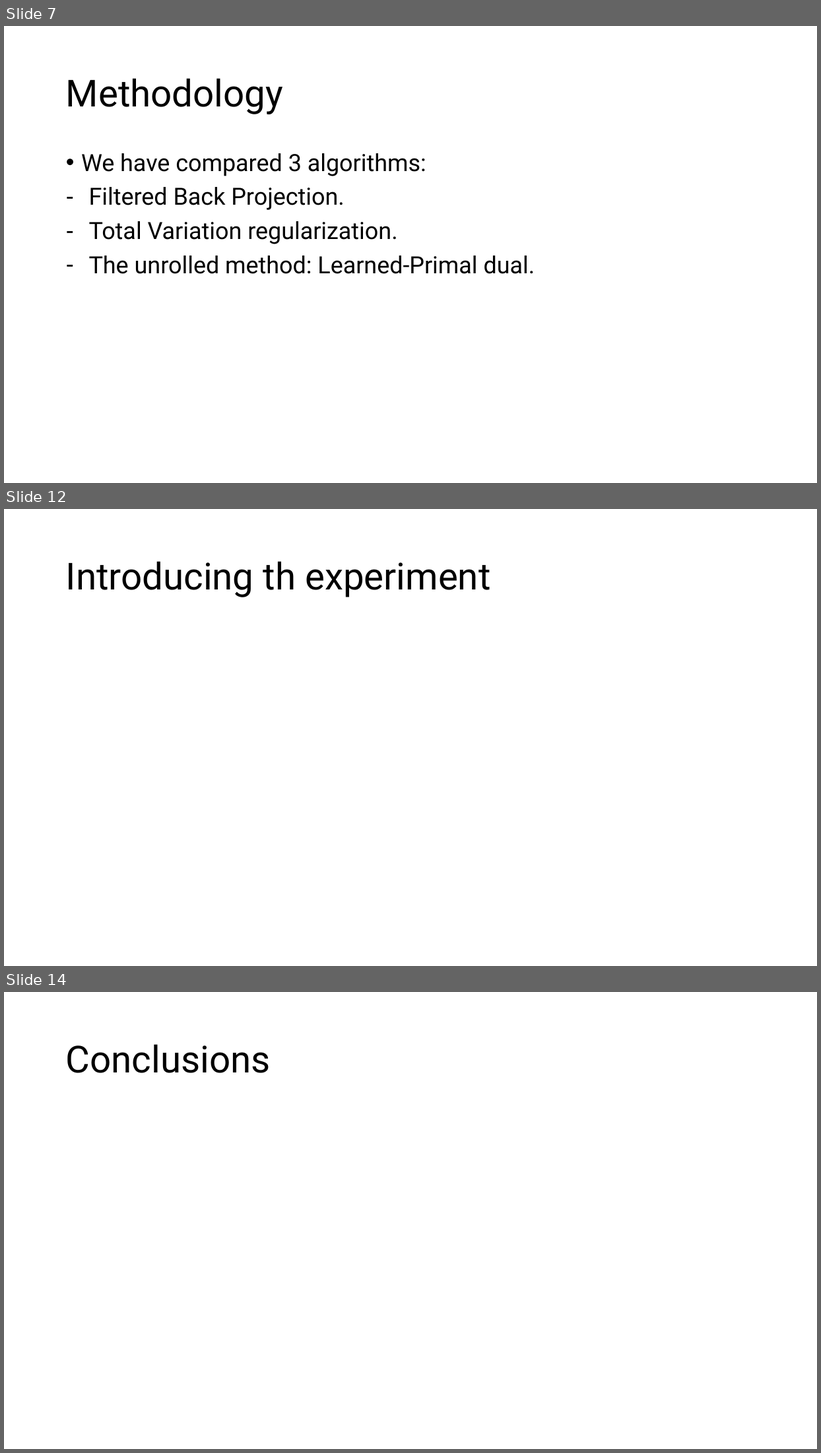
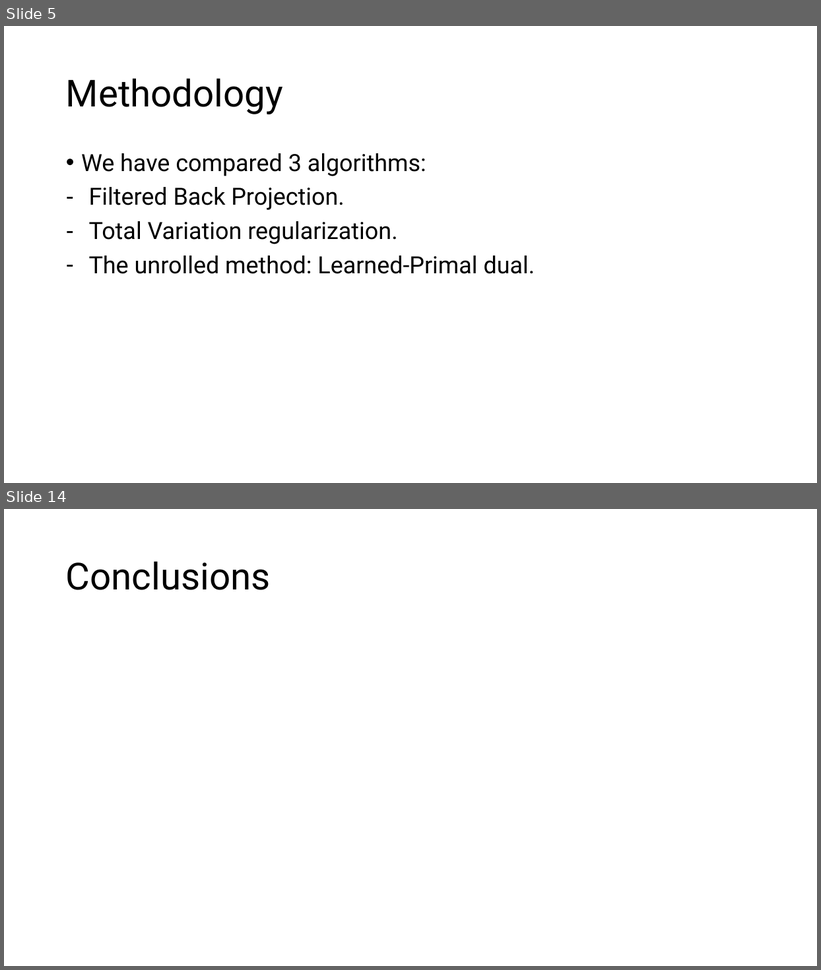
Before and after one commit to GiuseppeSpathis/TomographicReconstruction, a slide deck: documents/Presentation.pptx. Shown one above the other, each under a label of ours: slides 7, 12 and 14 before the commit, slides 5 and 14 after it; the slides between them are not shown. The pictures are 821x1453 and 821x970 pixels, drawn with LibreOffice and Linux fonts; fonts in the diff are those of the drawing. Boxes give left, top, right and bottom in pixels: in the first picture for what was removed or moved away, otherwise in the second. Text is boxed around its words. In the diff, an @@ line names an element or a change of style, - is before the commit and + after.

```diff
--- a/documents/Presentation.pptx
+++ b/documents/Presentation.pptx
@@ slide 12 removed at <box>4,509,817,966</box>, background #FFFFFF @@
@@ title removed at <box>66,561,490,597</box> @@
-Introducing th experiment
@@ what was slide 7 is now slide 5 @@
```
Also in this commit, not shown: 8 slides changed, 2 slides added, 1 other slide removed, 2 other files.
